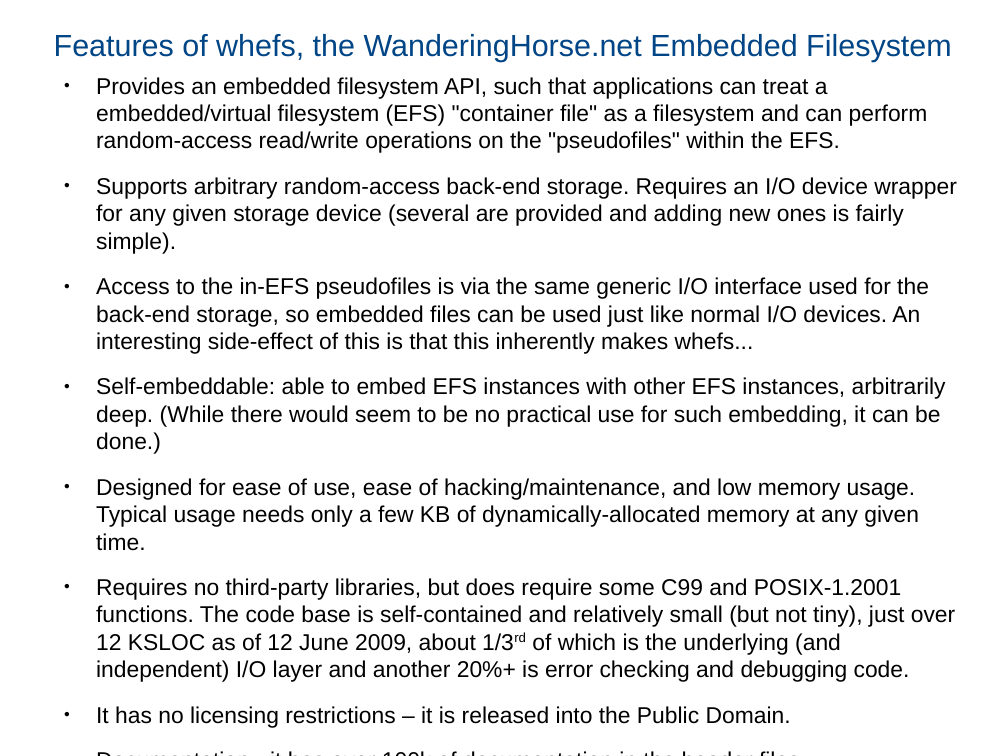
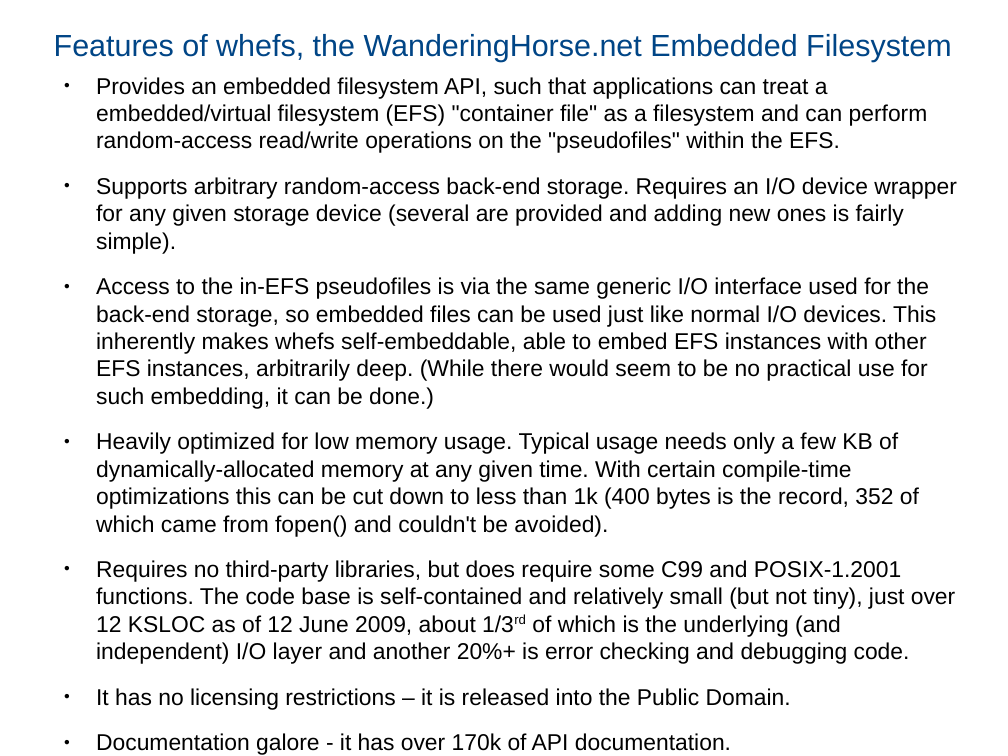
Before and after one commit to ColinGilbert/whefs, a slide deck: slide 2 of doc/libwhefs-overview.odp. Drawn at 1008x756 pixels with LibreOffice and Linux fonts; fonts in the diff are those of the drawing. Boxes give left, top, right and bottom in pixels: in the first picture for what was removed or moved away, otherwise in the second. Text is boxed around its words. In the diff, an @@ line names an element or a change of style, - is before the commit and + after.

Commit message:
Minor text updates.

```diff
--- a/doc/libwhefs-overview.odp
+++ b/doc/libwhefs-overview.odp
@@ text at (96, 77, 957, 710): text changed @@
-● Documentation - it has over 100k of documentation in the header files.
+● Documentation galore - it has over 170k of API documentation.
@@ text at (96, 277, 936, 537): text changed @@
-● Access to the in-EFS pseudofiles is via the same generic I/O interface used for the back-end storage, so embedded files can be used just like normal I/O devices. An interesting side-effect of this is that this inherently makes whefs...
-● Self-embeddable: able to embed EFS instances with other EFS instances, arbitrarily deep. (While there would seem to be no practical use for such embedding, it can be done.)
-● Designed for ease of use, ease of hacking/maintenance, and low memory usage. Typical usage needs only a few KB of dynamically-allocated memory at any given time.
+● Access to the in-EFS pseudofiles is via the same generic I/O interface used for the back-end storage, so embedded files can be used just like normal I/O devices. This inherently makes whefs self-embeddable, able to embed EFS instances with other EFS instances, arbitrarily deep. (While there would seem to be no practical use for such embedding, it can be done.)
+● Heavily optimized for low memory usage. Typical usage needs only a few KB of dynamically-allocated memory at any given time. With certain compile-time optimizations this can be cut down to less than 1k (400 bytes is the record, 352 of which came from fopen() and couldn't be avoided).
```
Also in this commit, not shown: 5 other slides changed.
